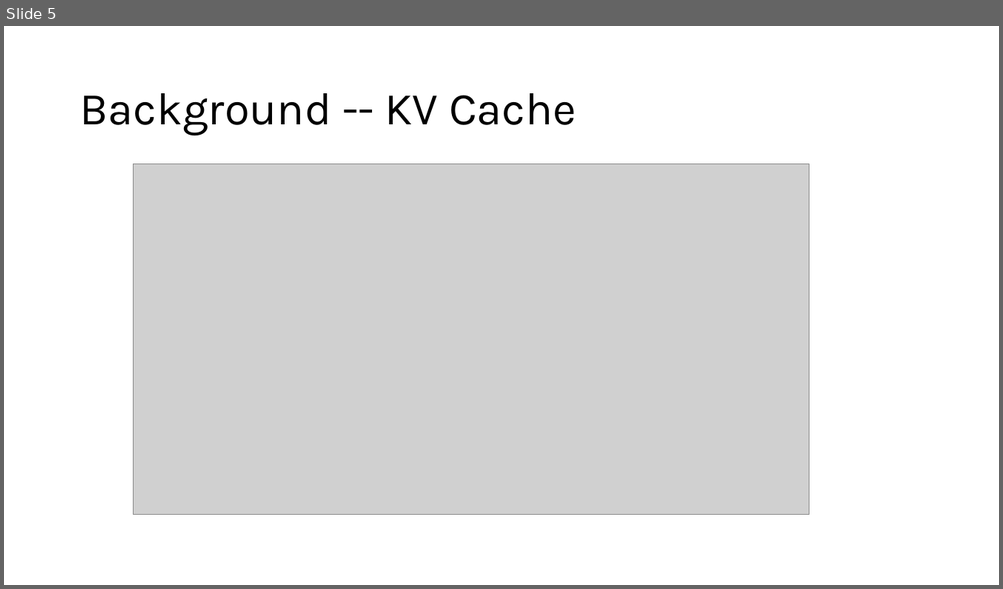
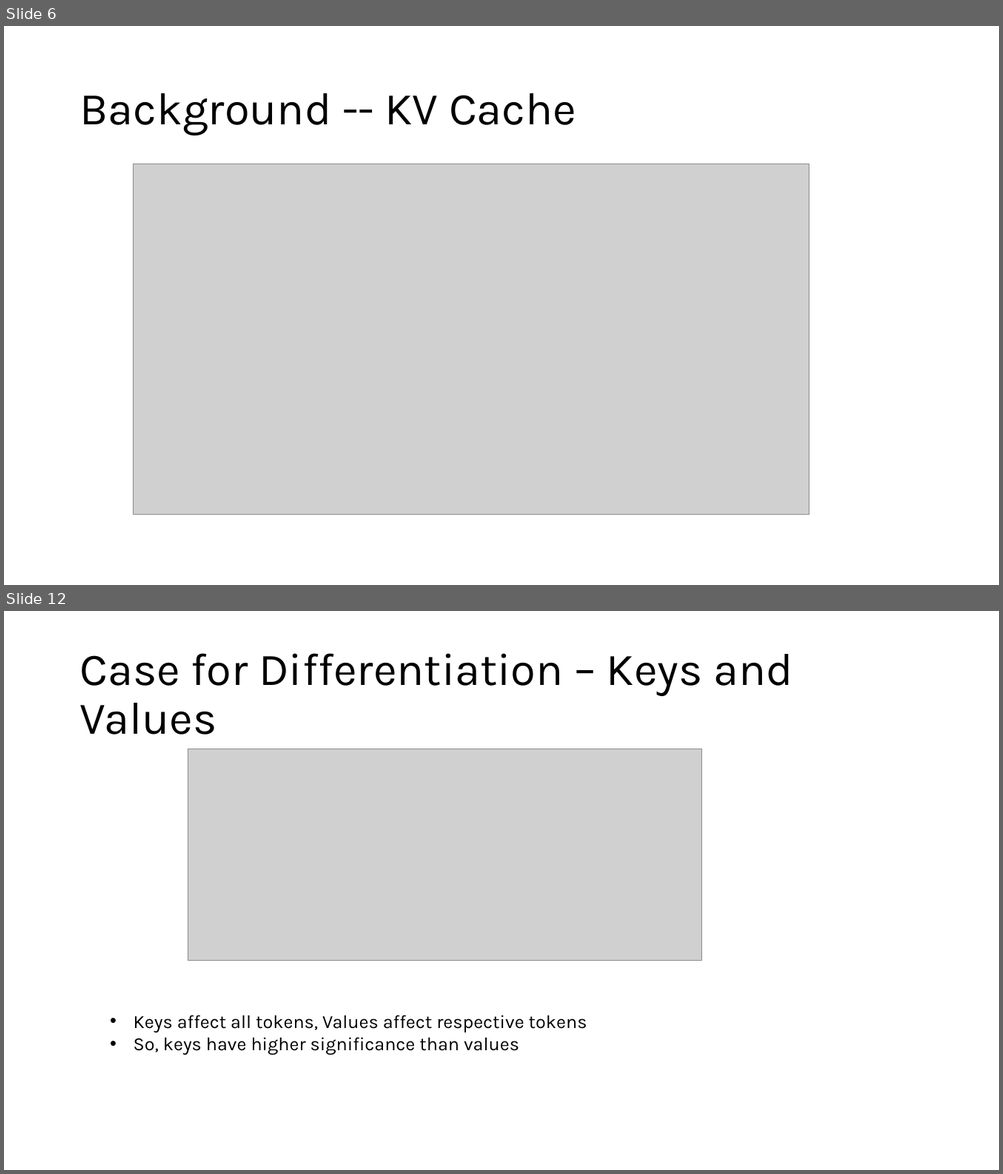
Before and after one commit to HaseebLUMS/Onyx-Presentation, a slide deck: DiffKV MLSys Seminar.pptx. Shown one above the other, each under a label of ours: slide 5 before the commit, slides 6 and 12 after it; the slides between them are not shown. The pictures are 1003x589 and 1003x1174 pixels, drawn with LibreOffice and Linux fonts; fonts in the diff are those of the drawing; grey boxes stand for pictures. Boxes give left, top, right and bottom in pixels: in the first picture for what was removed or moved away, otherwise in the second. Text is boxed around its words. In the diff, an @@ line names an element or a change of style, - is before the commit and + after.

```diff
--- a/DiffKV MLSys Seminar.pptx
+++ b/DiffKV MLSys Seminar.pptx
@@ slide 12 added at (x1=4, y1=611, x2=999, y2=1170), background #FFFFFF @@
@@ title added at (x1=79, y1=653, x2=792, y2=735), 44 pt, text #000000 @@
+Case for Differentiation – Keys and Values
@@ picture added at (x1=188, y1=749, x2=702, y2=961) @@
@@ text added at (x1=134, y1=1015, x2=587, y2=1055), 18 pt, text #000000 @@
+• Keys affect all tokens, Values affect respective tokens
+• So, keys have higher significance than values
@@ what was slide 5 is now slide 6 @@
```
Also in this commit, not shown: 3 slides changed, 7 other slides added.
